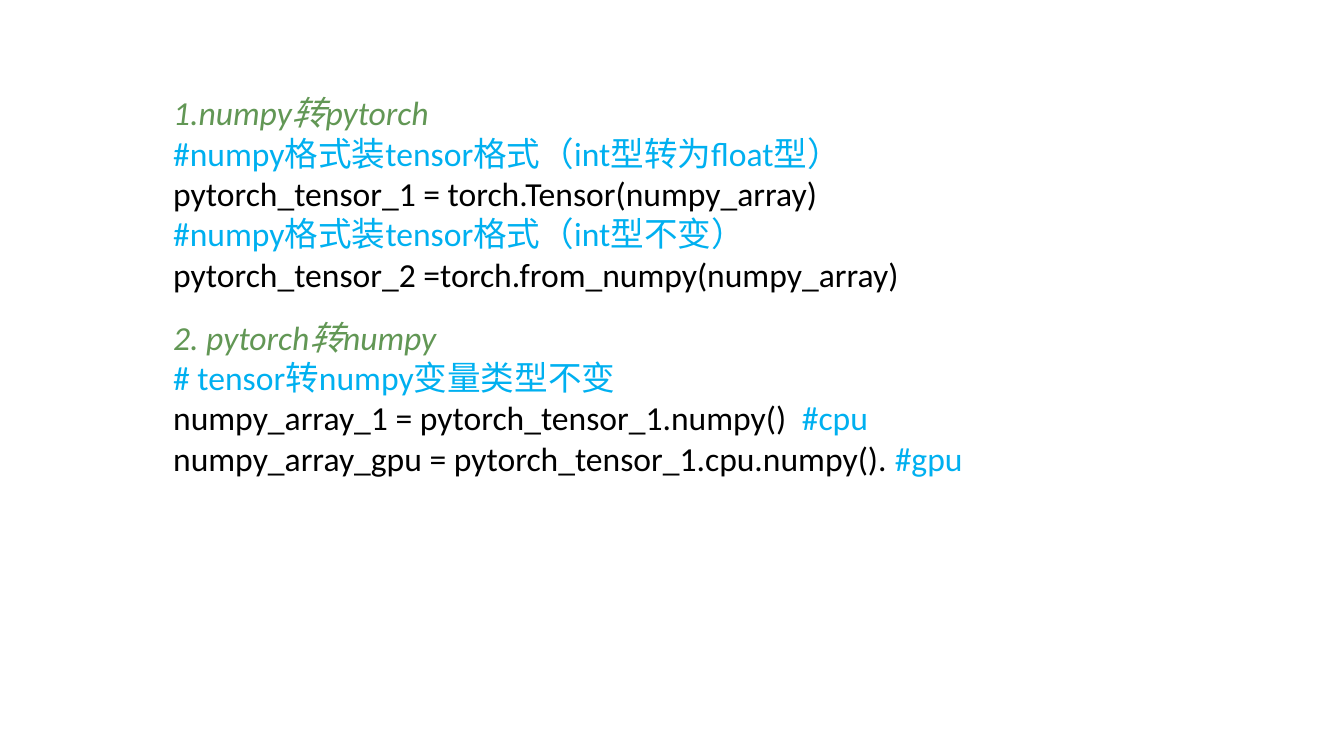
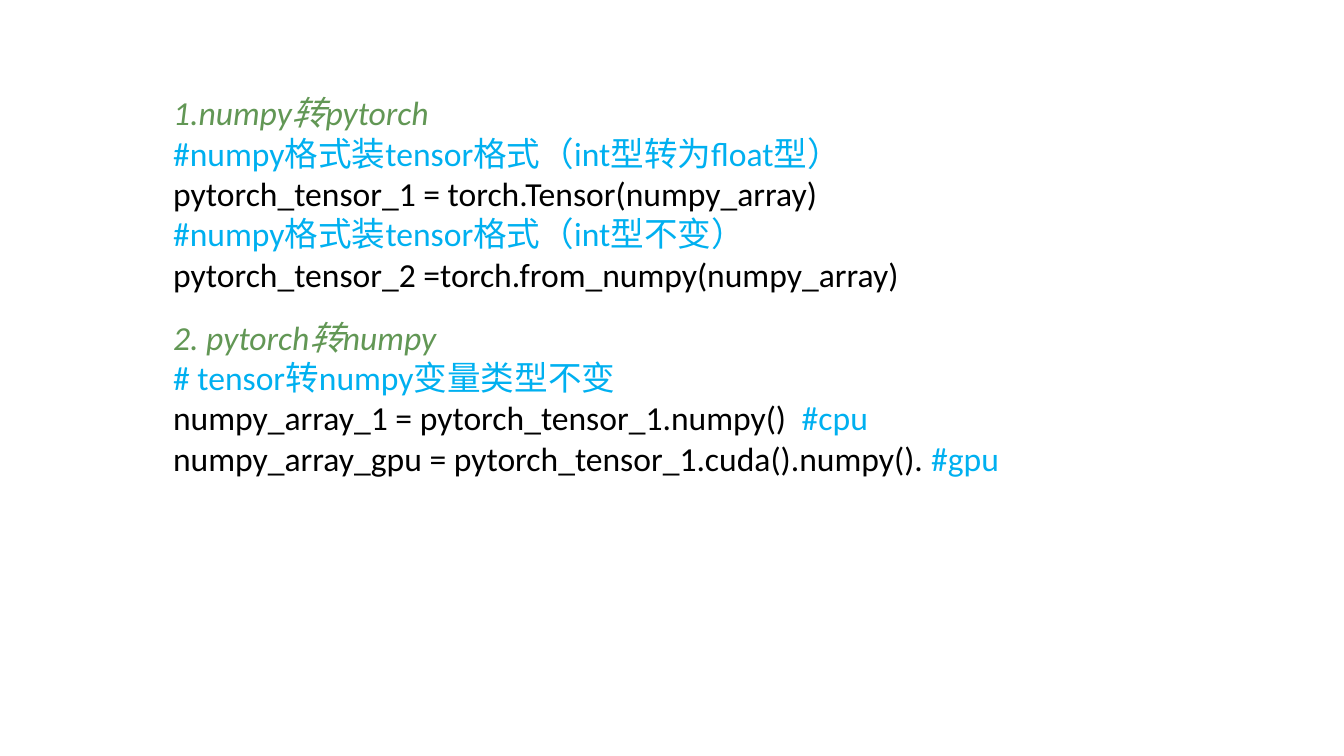
Before and after one commit to hobart07/pytorch_learning, a slide deck: slide 6 of ppt/基础篇_ppt/torch的基本操作.pptx. Drawn at 1344x756 pixels with LibreOffice and Linux fonts; fonts in the diff are those of the drawing; background and template pictures are left out. Boxes give left, top, right and bottom in pixels: in the first picture for what was removed or moved away, otherwise in the second. Text is boxed around its words. In the diff, an @@ line names an element or a change of style, - is before the commit and + after.

```diff
--- a/ppt/基础篇_ppt/torch的基本操作.pptx
+++ b/ppt/基础篇_ppt/torch的基本操作.pptx
@@ text at bbox=[173, 446, 999, 477]: text changed @@
-numpy_array_gpu = pytorch_tensor_1.cpu.numpy(). #gpu
+numpy_array_gpu = pytorch_tensor_1.cuda().numpy(). #gpu
```
Also in this commit, not shown: 1 other file.
